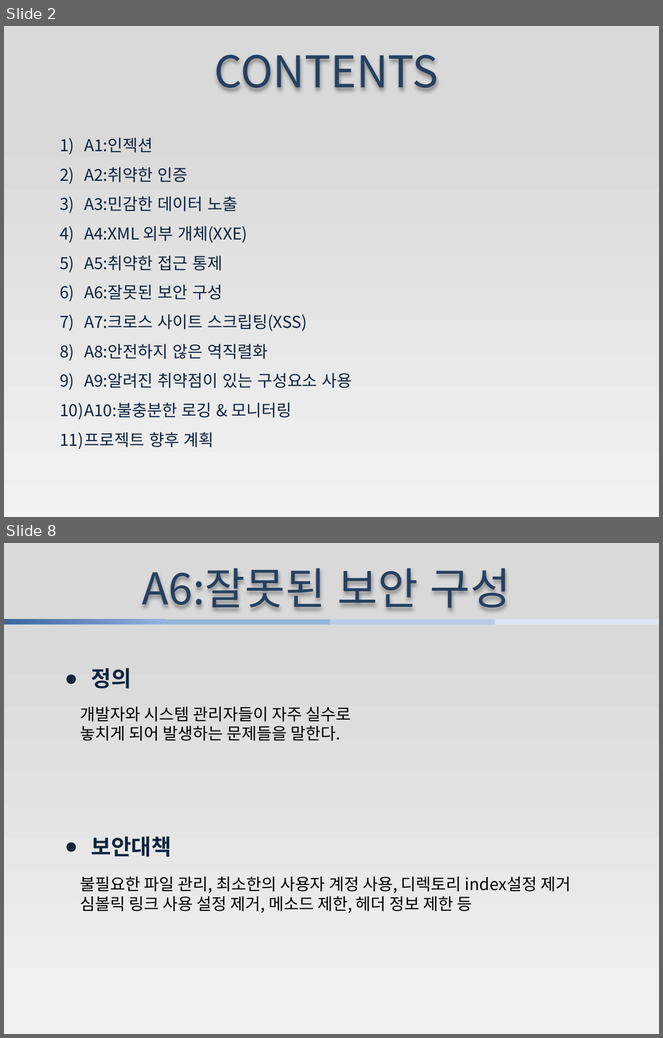
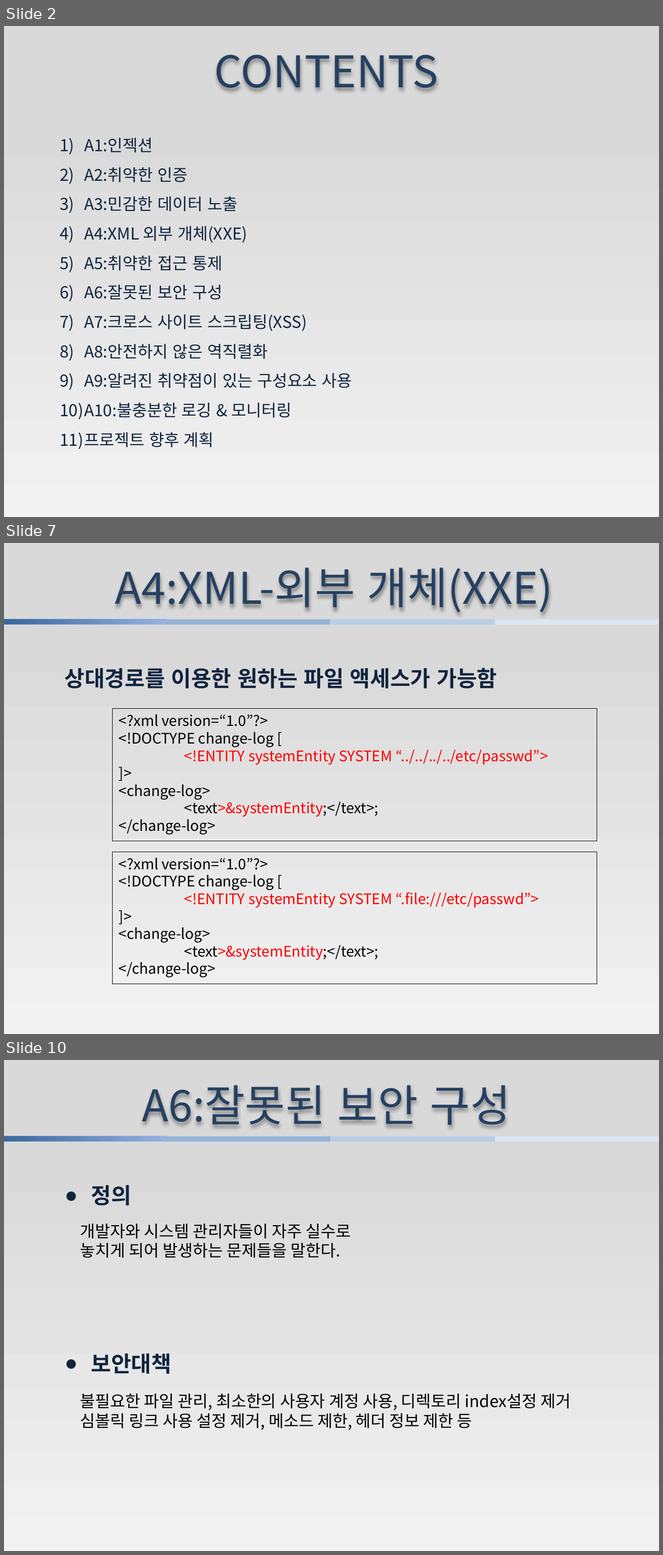
Before and after one commit to jungyohan731/han, a slide deck: 프로젝트 보고서.pptx. Shown one above the other, each under a label of ours: slides 2 and 8 before the commit, slides 2, 7 and 10 after it; the slides between them are not shown. The pictures are 663x1038 and 663x1555 pixels, drawn with LibreOffice and Linux fonts; fonts in the diff are those of the drawing. Boxes give left, top, right and bottom in pixels: in the first picture for what was removed or moved away, otherwise in the second. Text is boxed around its words. In the diff, an @@ line names an element or a change of style, - is before the commit and + after.

```diff
--- a/프로젝트 보고서.pptx
+++ b/프로젝트 보고서.pptx
@@ slide 7 added at bbox=[4, 543, 659, 1034], background gradient #D9D9D9 to #F2F2F2 @@
@@ text added at bbox=[115, 567, 553, 614], 48 pt, text #254061 @@
+A4:XML-외부 개체(XXE)
@@ rectangle added at bbox=[4, 619, 165, 625], fill gradient #9AB5E4 to #265A99 to #E1E8F5 @@
@@ rectangle added at bbox=[165, 619, 330, 625], fill #95B3D7 @@
@@ rectangle added at bbox=[330, 619, 495, 625], fill #B9CDE5 @@
@@ rectangle added at bbox=[495, 619, 659, 625], fill #DCE6F2 @@
@@ text added at bbox=[64, 668, 497, 689], 24 pt, text #0F243E, bold @@
+상대경로를 이용한 원하는 파일 액세스가 가능함
@@ rectangle added at bbox=[112, 709, 597, 841], outline #000000 0.75 pt, 16 pt, text #000000 @@
+<?xml version=“1.0”?>
+<!DOCTYPE change-log [
+<!ENTITY systemEntity SYSTEM “../../../../etc/passwd”>
+]>
+<change-log>
+<text>&systemEntity;</text>;
+</change-log>
@@ rectangle added at bbox=[112, 852, 597, 984], outline #000000 0.75 pt, 16 pt, text #000000 @@
+<?xml version=“1.0”?>
+<!DOCTYPE change-log [
+<!ENTITY systemEntity SYSTEM “.file:///etc/passwd”>
+]>
+<change-log>
+<text>&systemEntity;</text>;
+</change-log>
@@ what was slide 8 is now slide 10 @@
```
Also in this commit, not shown: 2 slides changed, 4 other slides added, 4 slides removed, 1 other file.
